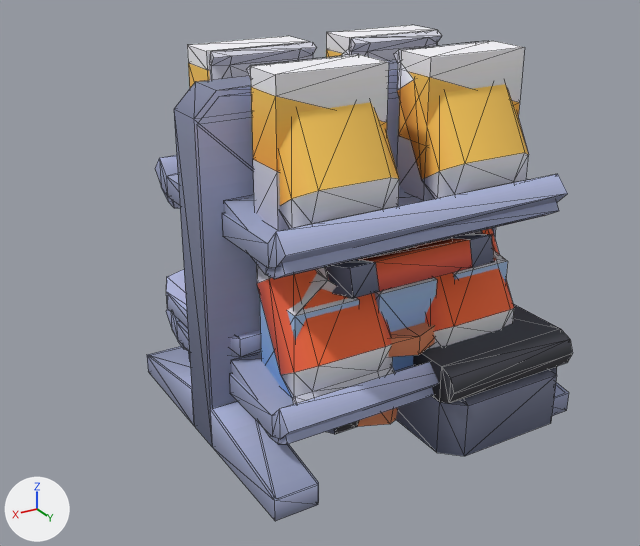
One commit to the glTF model client/public/assets/props/shops.glb: the scene before it, then after it.
Rendered twice from a 50 mm lens placed at (2.25, 3.44, 2.44), pointed at (0.17, -0.01, 0.71). The axes (+X, +Y, +Z) are drawn at lower left. The lights are the same throughout. The picture after the commit comes second. Mesh edges are drawn as thin lines. Where no turn or scale is listed for an object, it has been applied to the vertices.

Names of what the first picture shows: 'cash-register', 'display-fruit', 'shelf-bags.001', 'shelf-boxes', 'shopping-cart'.
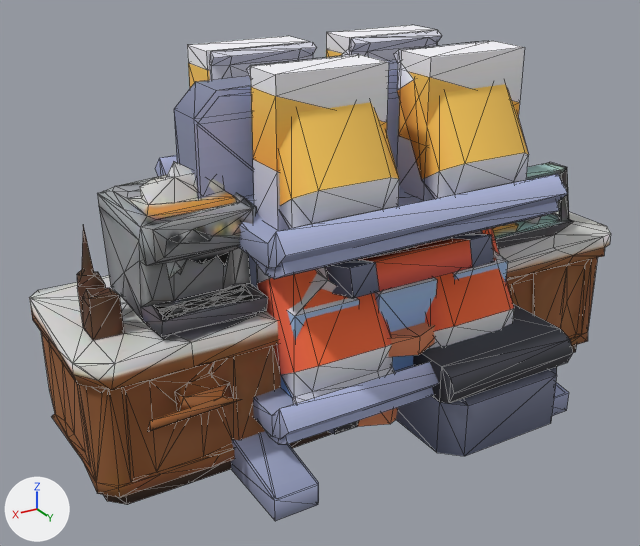
Diff of the bpy script that builds the scene:
```diff
--- a/client/public/assets/props/shops.glb.py
+++ b/client/public/assets/props/shops.glb.py
@@ img_color_1eec2837_29fc_4100_b67a_9125aad3090c @@
+img_color_1eec2837_29fc_4100_b67a_9125aad3090c = load_image('Color_1eec2837-29fc-4100-b67a-9125aad3090c', '_unpacked/Color_1eec2837-29fc-4100-b67a-9125aad3090c', 384, 384, 'sRGB')
@@ mat_tripo_material_1eec2837_29fc_4100_b67a_9125aad3090c @@
+mat_tripo_material_1eec2837_29fc_4100_b67a_9125aad3090c = principled_material('tripo_material_1eec2837-29fc-4100-b67a-9125aad3090c')
+mat_tripo_material_1eec2837_29fc_4100_b67a_9125aad3090c.texture = img_color_1eec2837_29fc_4100_b67a_9125aad3090c
+mat_tripo_material_1eec2837_29fc_4100_b67a_9125aad3090c.roughness = 0.9
@@ me_tripo_mesh_1eec2837_29fc_4100_b67a_9125aad3090c @@
+me_tripo_mesh_1eec2837_29fc_4100_b67a_9125aad3090c.from_pydata(...)  # 793 vertices, 1703 faces; spans x -1.5..1.5, y -0.47..0.47, z -0.69..0.69
+me_tripo_mesh_1eec2837_29fc_4100_b67a_9125aad3090c.materials.append(mat_tripo_material_1eec2837_29fc_4100_b67a_9125aad3090c)  # picture img_color_1eec2837_29fc_4100_b67a_9125aad3090c
@@ ob_tripo_node_1eec2837_29fc_4100_b67a_9125aad3090c @@
+ob_tripo_node_1eec2837_29fc_4100_b67a_9125aad3090c = bpy.data.objects.new('tripo_node_1eec2837-29fc-4100-b67a-9125aad3090c', me_tripo_mesh_1eec2837_29fc_4100_b67a_9125aad3090c)
+ob_tripo_node_1eec2837_29fc_4100_b67a_9125aad3090c.location = (0.0, 0.0, 0.692)
```

Where the change shows, as pixel boxes [x1, y1, x2, y2] in the pictures (640 x 546 px):
'tripo_node_1eec2837-29fc-4100-b67a-9125aad3090c', added: after [29, 162, 611, 505]
